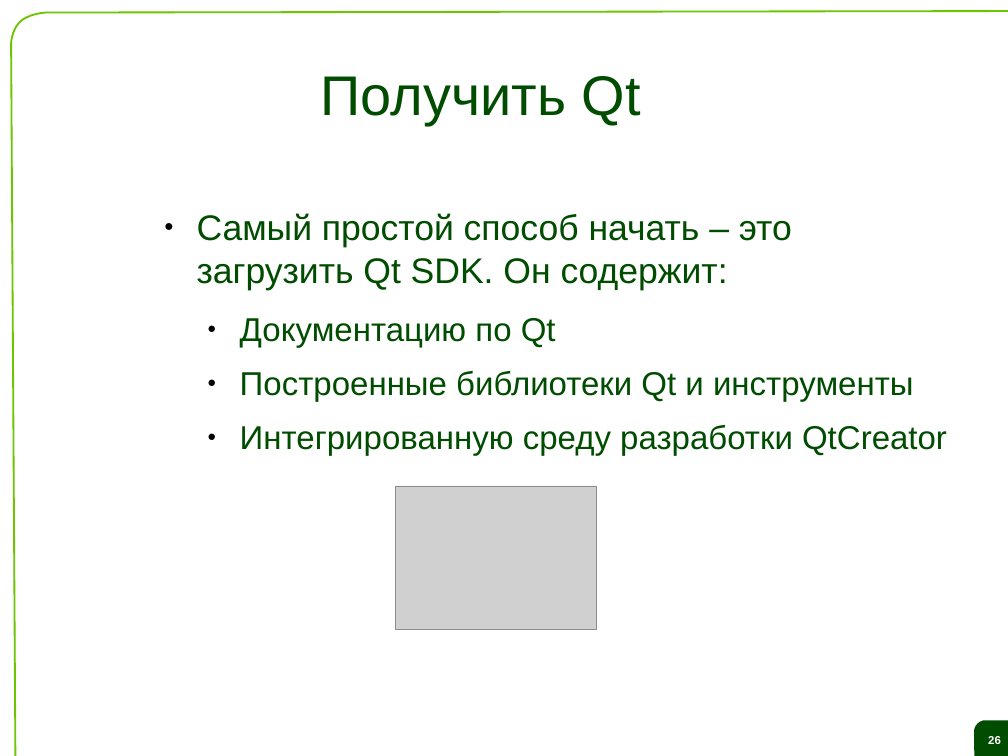
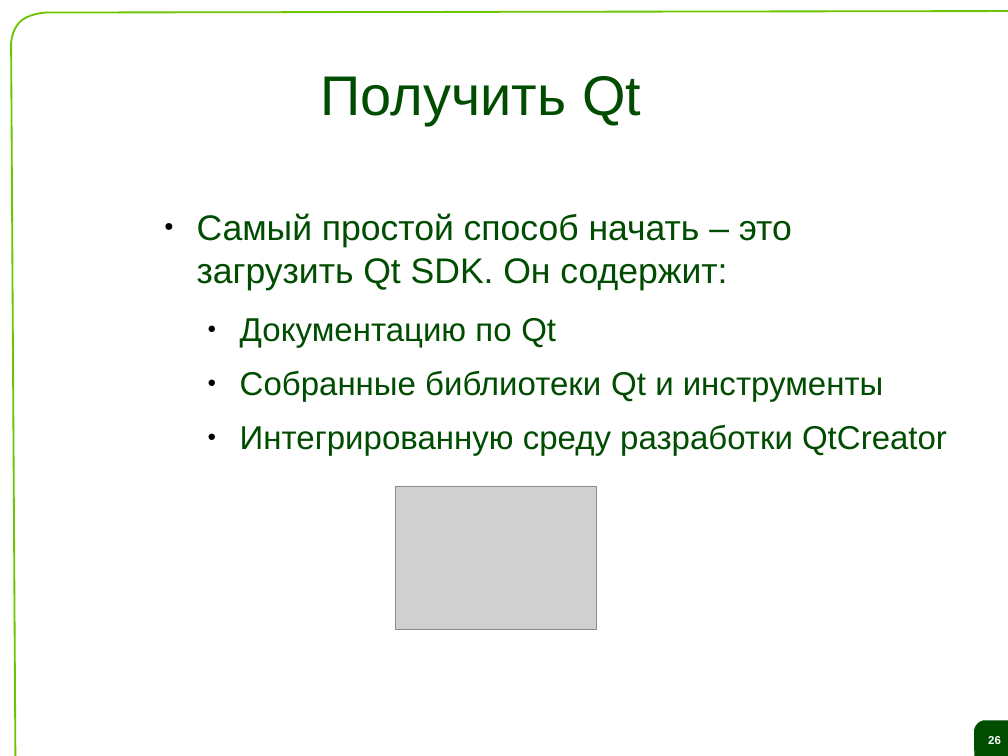
Before and after one commit to saa/qecm, a slide deck: slide 26 of Lectures and Exercises/L01 - The ideas behind Qt and a live demo/L1 Slides.odp. Drawn at 1008x756 pixels with LibreOffice and Linux fonts; fonts in the diff are those of the drawing; grey boxes stand for pictures; background and template pictures are left out. Boxes give left, top, right and bottom in pixels: in the first picture for what was removed or moved away, otherwise in the second. Text is boxed around its words. In the diff, an @@ line names an element or a change of style, - is before the commit and + after.

```diff
--- a/Lectures and Exercises/L01 - The ideas behind Qt and a live demo/L1 Slides.odp
+++ b/Lectures and Exercises/L01 - The ideas behind Qt and a live demo/L1 Slides.odp
@@ text at <box>240,371,884,402</box>: text changed @@
-  ● Построенные библиотеки Qt и инструменты
+  ● Собранные библиотеки Qt и инструменты
```
Also in this commit, not shown: 10 other slides changed.
